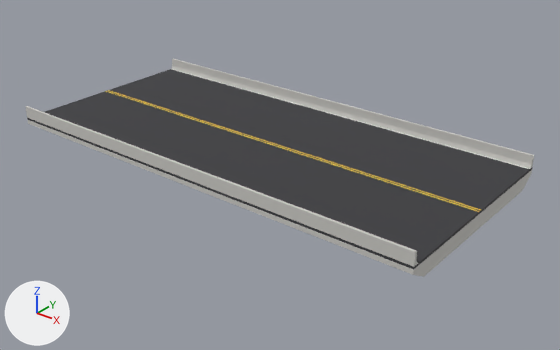
An edit to the FBX model assets/roads/SM_Road_Bridge_Ramp40m.fbx, drawn before and after from the same camera.
Rendered twice from a 50 mm lens placed at (39.0, -46.3, 26.1), pointed at (1.8, 0.2, -2.8). Arrows for +X, +Y and +Z are at lower left; the lights stay in place. The picture after the commit comes second. Vertices at exactly the same position are counted once.

Names of what the first picture shows: 'SM_Road_Bridge_Ramp40m.001'.
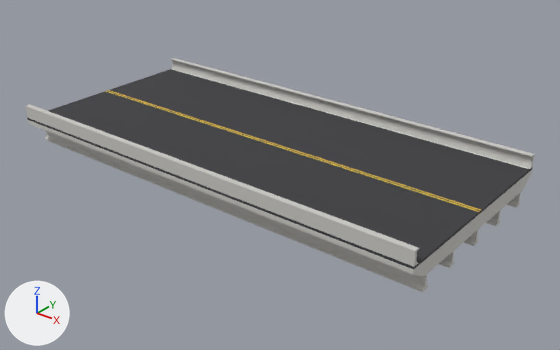
Boxes (x1, y1, x2, y2) around the edits, measured in the pictures (560 x 350 px):
'SM_Road_Bridge_Ramp40m.001', reshaped (7% taller)
    before: (26, 59, 534, 277)
    after: (26, 58, 535, 292)
part 1 of me_sm_road_bridge_ramp40m_001, added
    after: (45, 131, 428, 292)
part 2 of me_sm_road_bridge_ramp40m_001, added (mostly hidden)
    after: (439, 251, 454, 268)
part 3 of me_sm_road_bridge_ramp40m_001, added (mostly hidden)
    after: (464, 229, 479, 246)
part 4 of me_sm_road_bridge_ramp40m_001, added (mostly hidden)
    after: (486, 210, 501, 226)
part 5 of me_sm_road_bridge_ramp40m_001, added (mostly hidden)
    after: (507, 192, 521, 208)
part 6 of me_sm_road_bridge_ramp40m_001, added
    after: (26, 105, 419, 252)
part 7 of me_sm_road_bridge_ramp40m_001, added
    after: (170, 58, 535, 157)

Edits to the bpy script that builds the scene:
```text
Change me_sm_road_bridge_ramp40m_001:
    used by ob_sm_road_bridge_ramp40m_001; location = (0.0, 0.0, 0.0)
    remove me_sm_road_bridge_ramp40m_001.from_pydata(...)  # 2754 vertices, 2976 faces; spans x -20.0..20.0, y -9.2..9.2, z -1.5..1.0
    add me_sm_road_bridge_ramp40m_001.from_pydata(...)  # 6480 vertices, 6830 faces; spans x -20.0..20.0, y -9.2..9.2, z -2.7..1.1
    me_sm_road_bridge_ramp40m_001 part 1: a new loose piece of 648 vertices spanning x -20.0..20.0, y -7.8..-7.1, z -2.7..-1.5, in mat_plinth (light grey #cbcac5)
    me_sm_road_bridge_ramp40m_001 part 2: a new loose piece of 648 vertices spanning x -20.0..20.0, y -4.1..-3.3, z -2.7..-1.5, in mat_plinth (light grey #cbcac5)
    me_sm_road_bridge_ramp40m_001 part 3: a new loose piece of 648 vertices spanning x -20.0..20.0, y -0.3..0.3, z -2.7..-1.5, in mat_plinth (light grey #cbcac5)
    me_sm_road_bridge_ramp40m_001 part 4: a new loose piece of 648 vertices spanning x -20.0..20.0, y 3.3..4.1, z -2.7..-1.5, in mat_plinth (light grey #cbcac5)
    me_sm_road_bridge_ramp40m_001 part 5: a new loose piece of 648 vertices spanning x -20.0..20.0, y 7.1..7.8, z -2.7..-1.5, in mat_plinth (light grey #cbcac5)
    me_sm_road_bridge_ramp40m_001 part 6: 243 vertices added at x -20.0..20.0, y -9.2..-8.8, z 1.0..1.1
    me_sm_road_bridge_ramp40m_001 part 7: 243 vertices added at x -20.0..20.0, y 8.8..9.2, z 1.0..1.1
```
